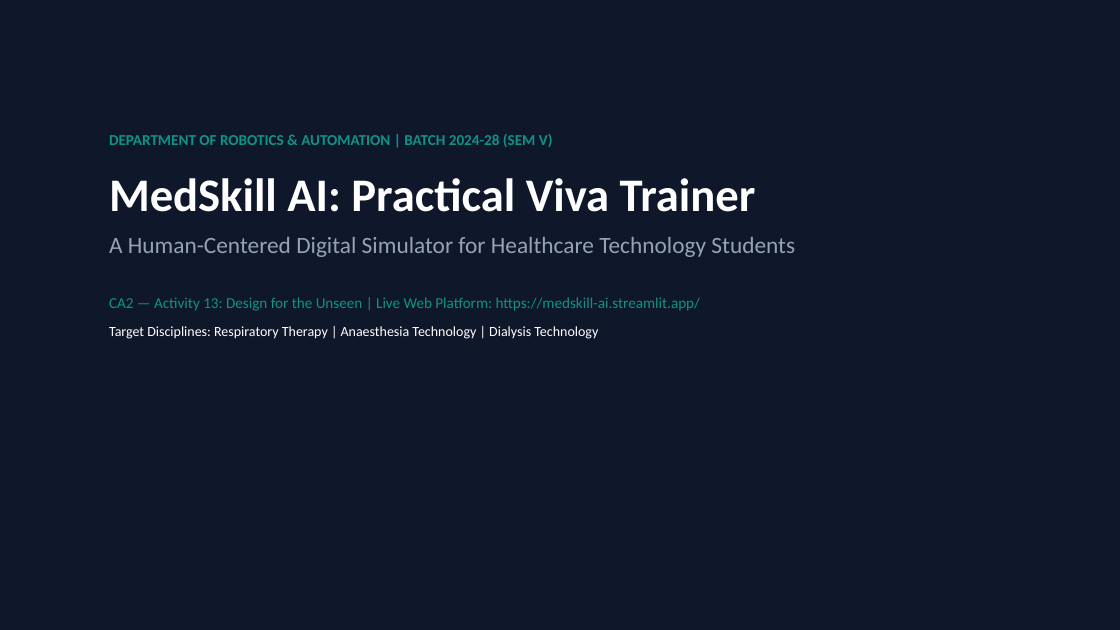
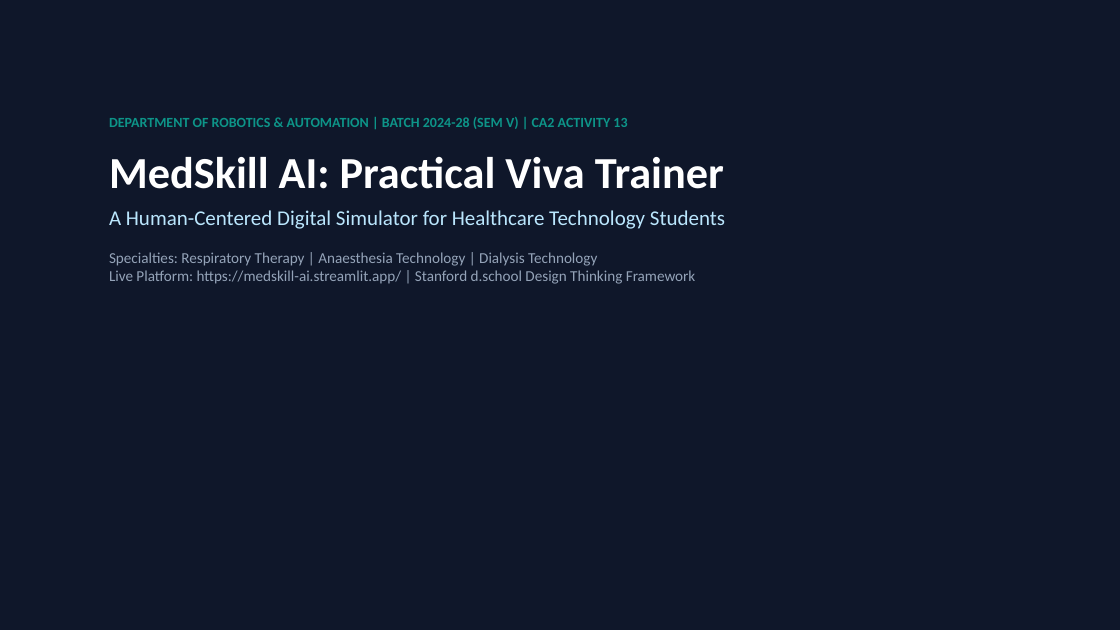
Before and after one commit to Tarun-Teja-74/MEDskill-ai, a slide deck: slide 1 of MedSkill_AI_Final_Presentation.pptx. Drawn at 1120x630 pixels with LibreOffice and Linux fonts; fonts in the diff are those of the drawing. Boxes give left, top, right and bottom in pixels: in the first picture for what was removed or moved away, otherwise in the second. Text is boxed around its words. In the diff, an @@ line names an element or a change of style, - is before the commit and + after.

Commit message:
Add Chatbot vs Dedicated Viva Trainer comparative analysis, 30s timer, and cram sheet features across presentation and report

```diff
--- a/MedSkill_AI_Final_Presentation.pptx
+++ b/MedSkill_AI_Final_Presentation.pptx
@@ text "DEPARTMENT OF ROBOTICS & AUTOMATION ...": place and size @@
-text "DEPARTMENT OF ROBOTICS & AUTOMATION ..." at <box>109,134,795,339</box>
+text "DEPARTMENT OF ROBOTICS & AUTOMATION ..." at <box>109,117,725,284</box>
@@ text at <box>109,117,627,129</box>: text changed; size 13 to 12 pt @@
-DEPARTMENT OF ROBOTICS & AUTOMATION | BATCH 2024-28 (SEM V)
+DEPARTMENT OF ROBOTICS & AUTOMATION | BATCH 2024-28 (SEM V) | CA2 ACTIVITY 13
@@ text at <box>109,157,725,229</box>: size 40 to 38 pt in "MedSkill AI: Practical Viva Trainer"; size 20 to 18 pt, text colour #94A3B8 to #BAE6FD in "A Human-Centered Digital Simulator for Healthcare Technology ..."; less space between paragraphs @@
@@ text at <box>109,252,696,284</box>: text changed; text colour #0D9488 to #94A3B8 @@
-CA2 — Activity 13: Design for the Unseen | Live Web Platform: https://medskill-ai.streamlit.app/
-Target Disciplines: Respiratory Therapy | Anaesthesia Technology | Dialysis Technology
+Specialties: Respiratory Therapy | Anaesthesia Technology | Dialysis Technology
+Live Platform: https://medskill-ai.streamlit.app/ | Stanford d.school Design Thinking Framework
```
Also in this commit, not shown: 5 other slides changed, 2 slides added, 2 slides removed, 4 other files.
